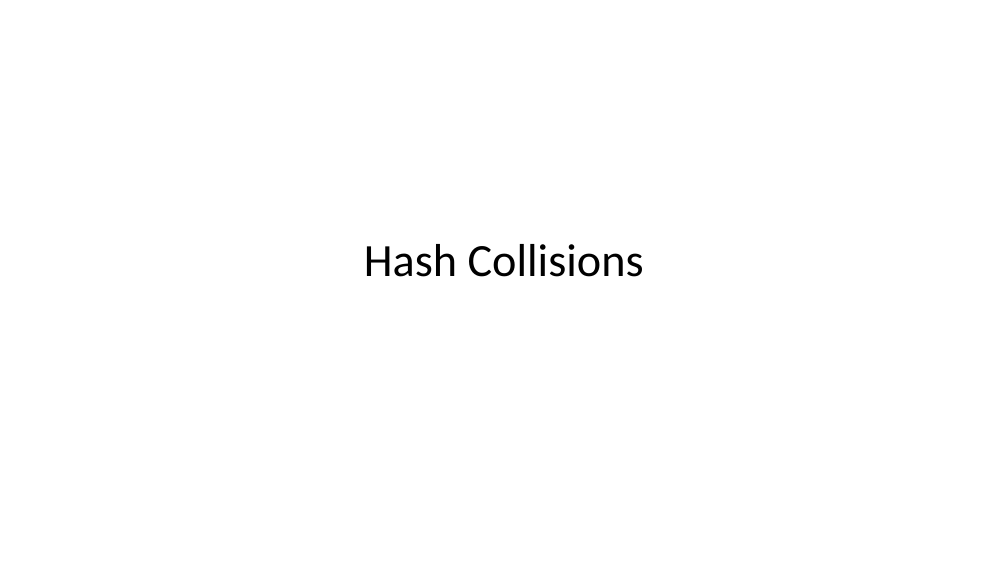
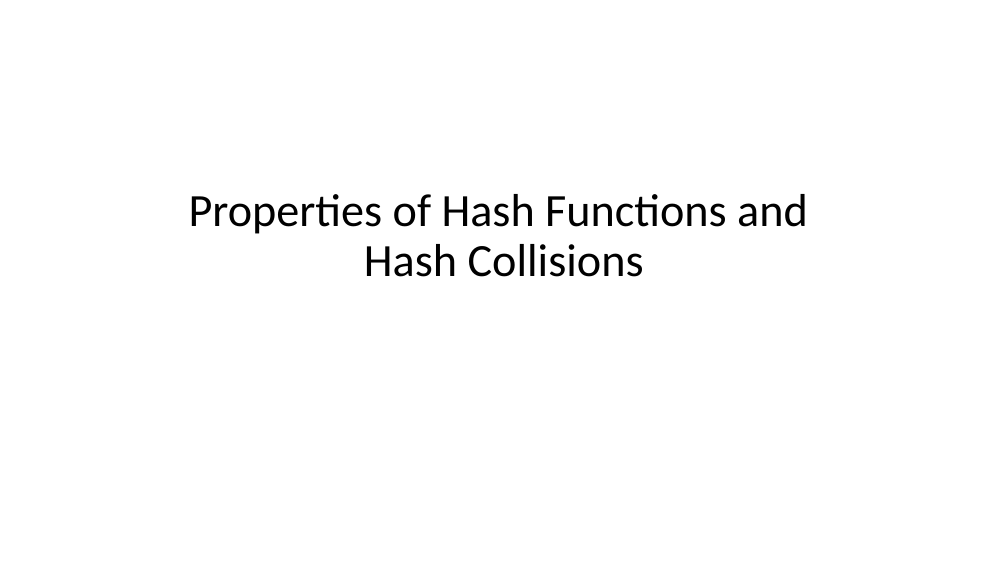
Before and after one commit to jonahneu/CSCI-E-108, a slide deck: slide 47 of slides/1_Introduction.pptx (slide 46 before the commit). Drawn at 1008x567 pixels with LibreOffice and Linux fonts; fonts in the diff are those of the drawing. Boxes give left, top, right and bottom in pixels: in the first picture for what was removed or moved away, otherwise in the second. Text is boxed around its words. In the diff, an @@ line names an element or a change of style, - is before the commit and + after.

Commit message:
Updated introduction and hash theory slides

```diff
--- a/slides/1_Introduction.pptx
+++ b/slides/1_Introduction.pptx
@@ title at (189, 194, 808, 277): text changed @@
-Hash Collisions
+Properties of Hash Functions and
+Hash Collisions
```
Also in this commit, not shown: 3 other slides changed, 2 slides added.
